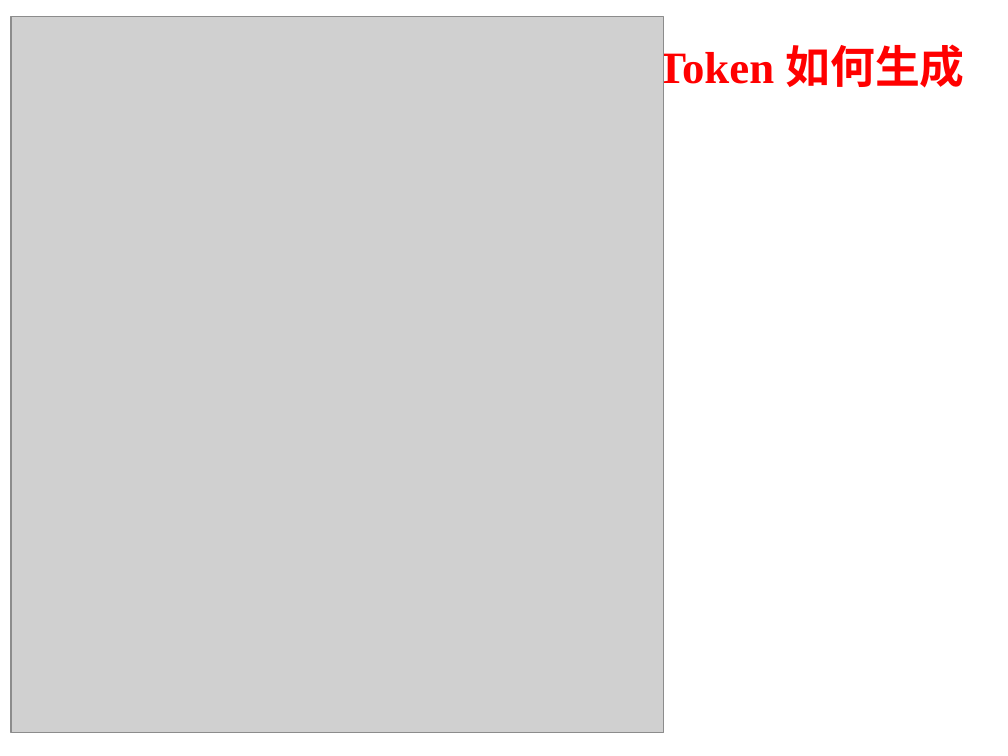
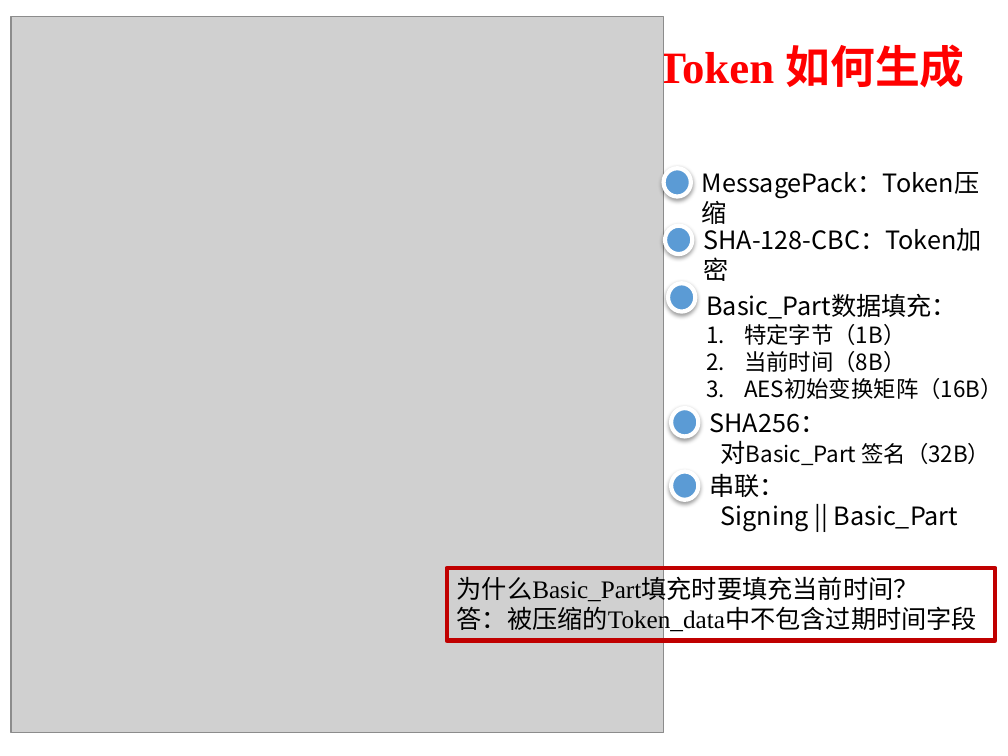
Before and after one commit to kebreathing/E-Learning, a slide deck: slide 12 of 组会/keystone-Token与Fernet.pptx (slide 13 before the commit). Drawn at 1008x756 pixels with LibreOffice and Linux fonts; fonts in the diff are those of the drawing; grey boxes stand for pictures; background and template pictures are left out. Boxes give left, top, right and bottom in pixels: in the first picture for what was removed or moved away, otherwise in the second. Text is boxed around its words. In the diff, an @@ line names an element or a change of style, - is before the commit and + after.

Commit message:
keystone token！

```diff
--- a/组会/keystone-Token与Fernet.pptx
+++ b/组会/keystone-Token与Fernet.pptx
@@ ellipse added at box(663, 168, 690, 197), fill #5B9BD5, outline #FFFFFF 3 pt @@
@@ text added at box(702, 172, 979, 198), 18 pt, text #000000 @@
+MessagePack：Token压缩
@@ ellipse added at box(665, 226, 692, 254), fill #5B9BD5, outline #FFFFFF 3 pt @@
@@ text added at box(703, 223, 981, 251), 18 pt, text #000000 @@
+SHA-128-CBC：Token加密
@@ ellipse added at box(668, 283, 696, 311), fill #5B9BD5, outline #FFFFFF 3 pt @@
@@ text added at box(706, 293, 1002, 399), 16 pt, text #000000 @@
+Basic_Part数据填充：
+1. 特定字节（1B）
+2. 当前时间（8B）
+3. AES初始变换矩阵（16B）
@@ ellipse added at box(671, 408, 699, 436), fill #5B9BD5, outline #FFFFFF 3 pt @@
@@ text added at box(709, 413, 990, 465), 16 pt, text #000000 @@
+SHA256：
+对Basic_Part 签名（32B）
@@ ellipse added at box(671, 472, 699, 500), fill #5B9BD5, outline #FFFFFF 3 pt @@
@@ text added at box(709, 473, 959, 531), 18 pt, text #000000 @@
+串联：
+Signing || Basic_Part
@@ rectangle added at box(447, 569, 995, 641), outline #C00000 3 pt, 18 pt, text #000000 @@
+为什么Basic_Part填充时要填充当前时间？
+答：被压缩的Token_data中不包含过期时间字段
```
Also in this commit, not shown: 12 other slides changed, 1 slide removed, 2 other files.
